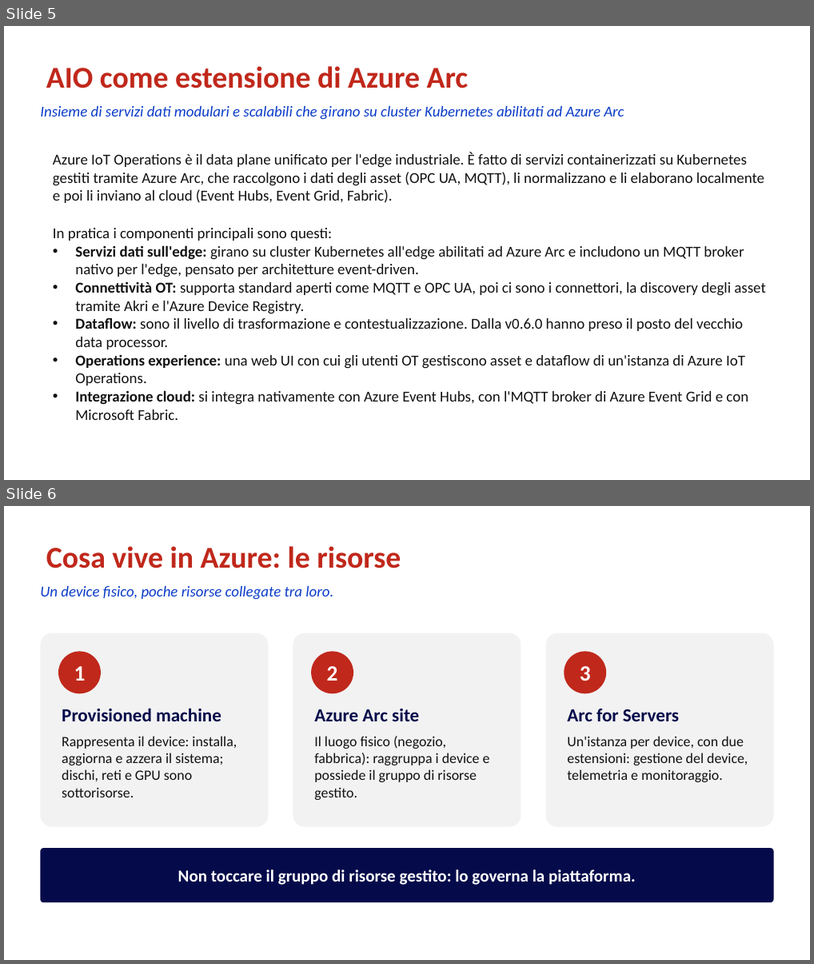
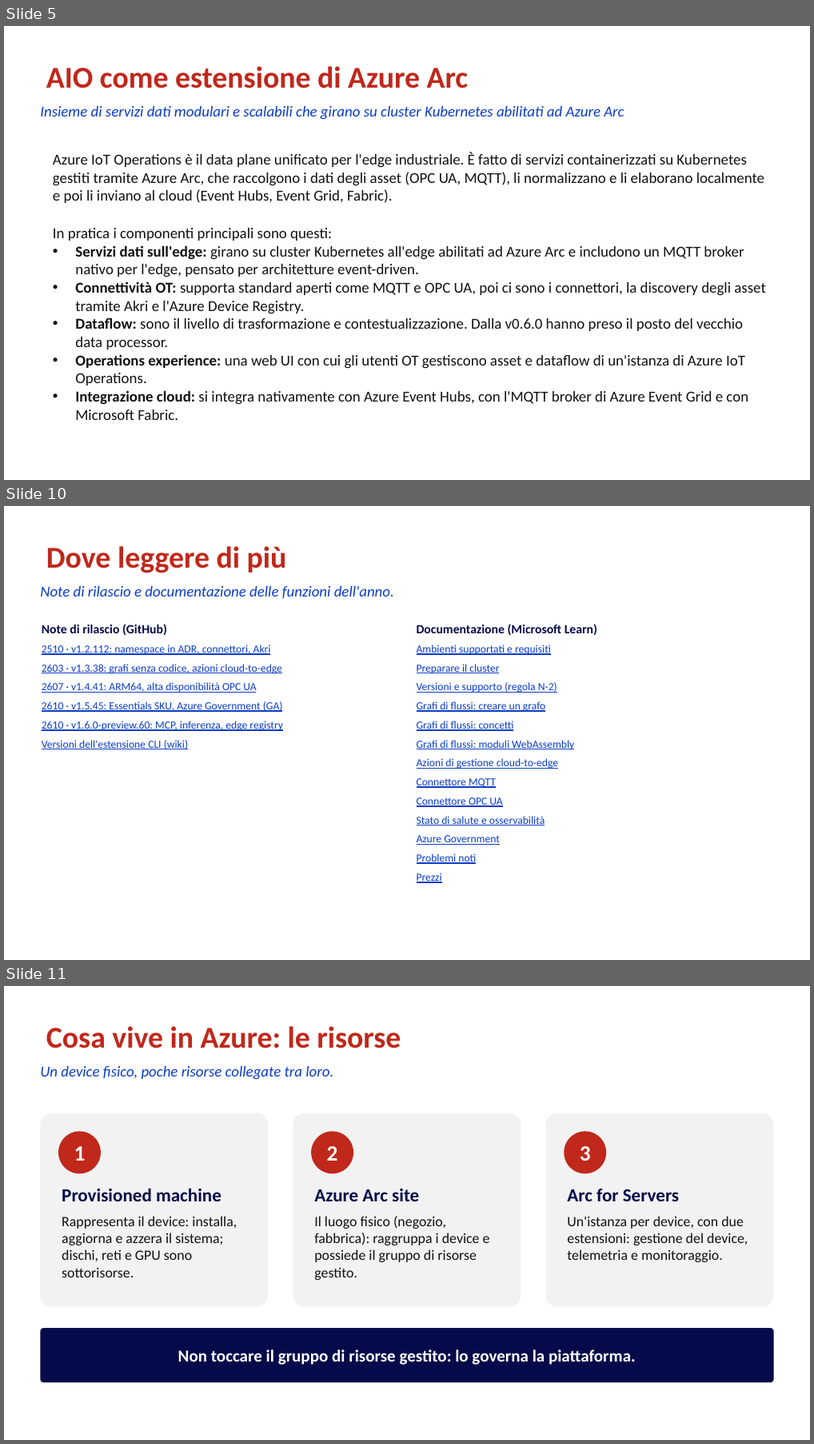
Before and after one commit to marcoparenzan/WPC2026, a slide deck: slides/IoT-Hub-ADR-Lezione.nuova.pptx. Shown one above the other, each under a label of ours: slides 5 and 6 before the commit, slides 5, 10 and 11 after it; the slides between them are not shown. The pictures are 814x964 and 814x1444 pixels, drawn with LibreOffice and Linux fonts; fonts in the diff are those of the drawing. Boxes give left, top, right and bottom in pixels: in the first picture for what was removed or moved away, otherwise in the second. Text is boxed around its words. In the diff, an @@ line names an element or a change of style, - is before the commit and + after.

```diff
--- a/slides/IoT-Hub-ADR-Lezione.nuova.pptx
+++ b/slides/IoT-Hub-ADR-Lezione.nuova.pptx
@@ slide 10 added at (4, 506, 810, 960), background #FFFFFF @@
@@ title added at (46, 546, 287, 573), 36 pt, text #C0281B, bold @@
+Dove leggere di più
@@ text added at (40, 586, 394, 598), 18 pt, text #0B3CC8, italic @@
+Note di rilascio e documentazione delle funzioni dell'anno.
@@ text added at (42, 624, 283, 749), 13 pt, text #0B3CC8, underline @@
+Note di rilascio (GitHub)
+2510 · v1.2.112: namespace in ADR, connettori, Akri
+2603 · v1.3.38: grafi senza codice, azioni cloud-to-edge
+2607 · v1.4.41: ARM64, alta disponibilità OPC UA
+2610 · v1.5.45: Essentials SKU, Azure Government (GA)
+2610 · v1.6.0-preview.60: MCP, inferenza, edge registry
+Versioni dell'estensione CLI (wiki)
@@ text added at (417, 624, 598, 883), 13 pt, text #0B3CC8, underline @@
+Documentazione (Microsoft Learn)
+Ambienti supportati e requisiti
+Preparare il cluster
+Versioni e supporto (regola N-2)
+Grafi di flussi: creare un grafo
+Grafi di flussi: concetti
+Grafi di flussi: moduli WebAssembly
+Azioni di gestione cloud-to-edge
+Connettore MQTT
+Connettore OPC UA
+Stato di salute e osservabilità
+Azure Government
+Problemi noti
+Prezzi
@@ what was slide 6 is now slide 11 @@
```
Also in this commit, not shown: 1 slide changed, 13 other slides added, 34 other files.
